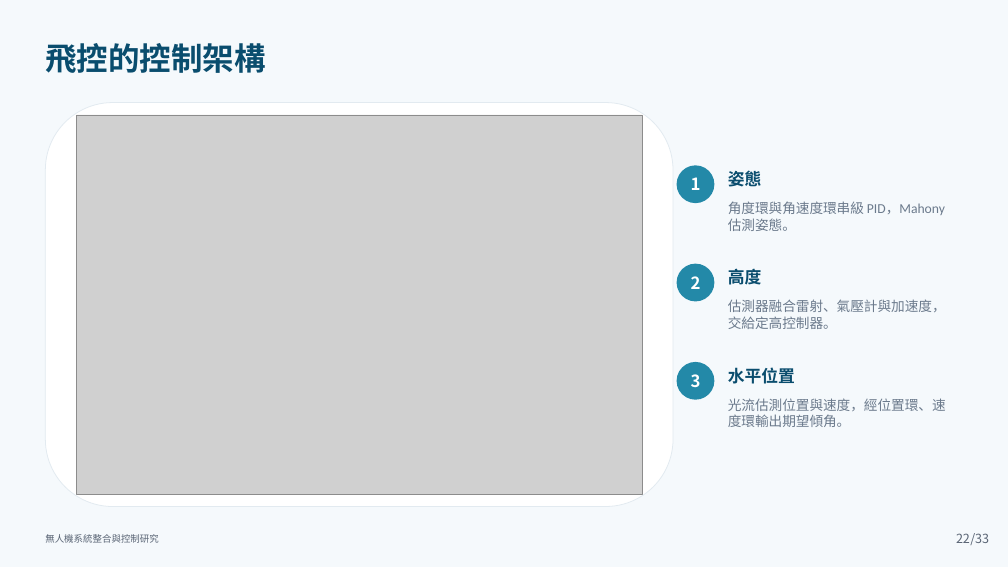
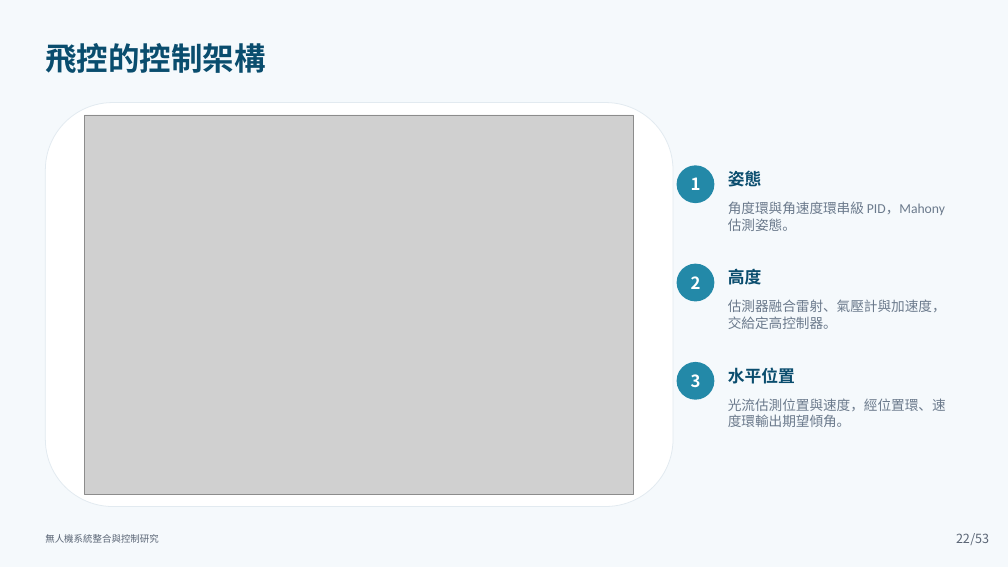
Before and after one commit to lingken1028/-, a slide deck: slide 22 of 無人機系統整合與控制研究_口試簡報 (2).pptx. Drawn at 1008x567 pixels with LibreOffice and Linux fonts; fonts in the diff are those of the drawing; grey boxes stand for pictures. Boxes give left, top, right and bottom in pixels: in the first picture for what was removed or moved away, otherwise in the second. Text is boxed around its words. In the diff, an @@ line names an element or a change of style, - is before the commit and + after.

```diff
--- a/無人機系統整合與控制研究_口試簡報 (2).pptx
+++ b/無人機系統整合與控制研究_口試簡報 (2).pptx
@@ picture: place and size @@
-picture at (76, 115, 642, 495)
+picture at (85, 115, 634, 495)
@@ text at (970, 533, 989, 545): text changed @@
-/33
+/53
```
Also in this commit, not shown: 52 other slides changed.
